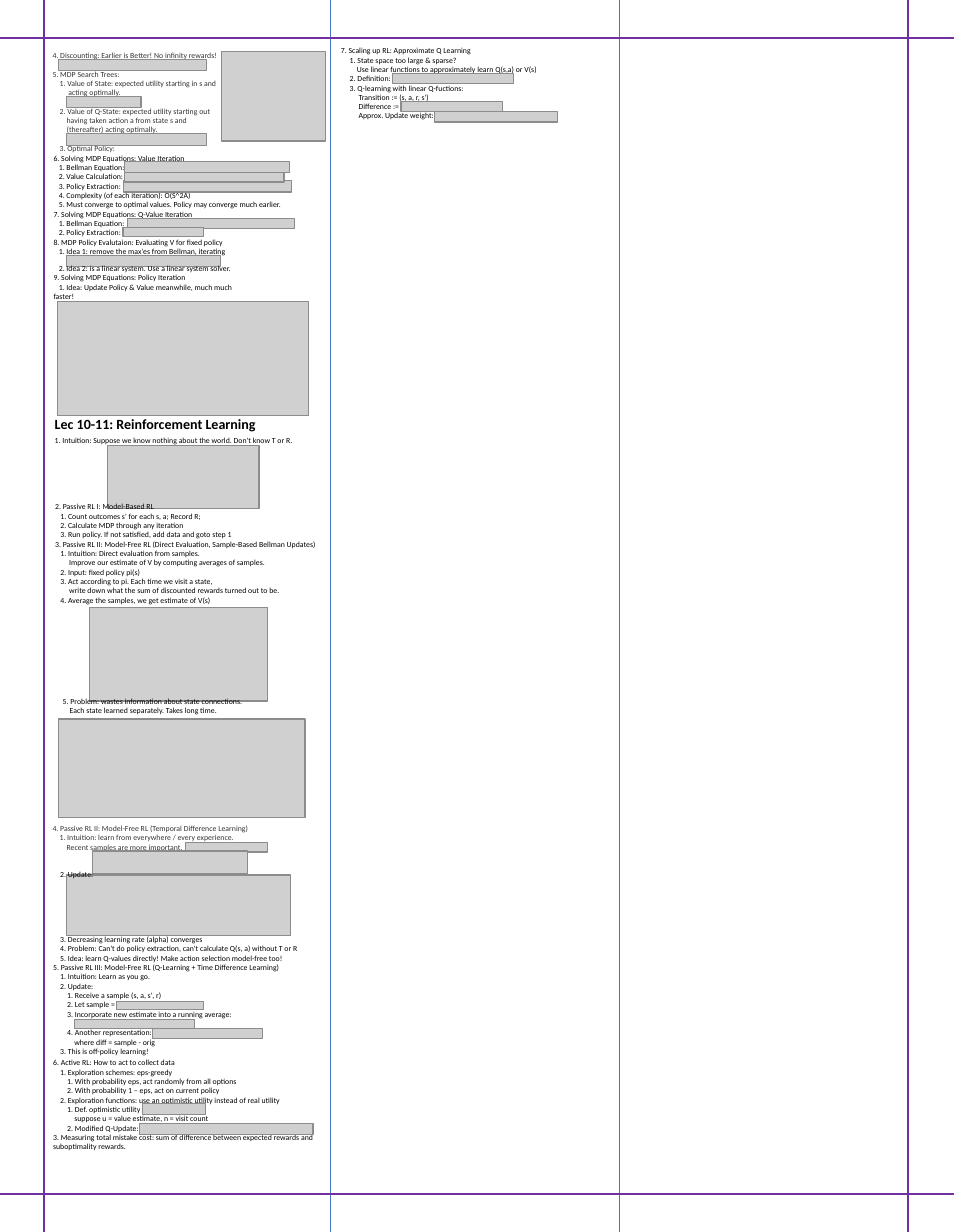
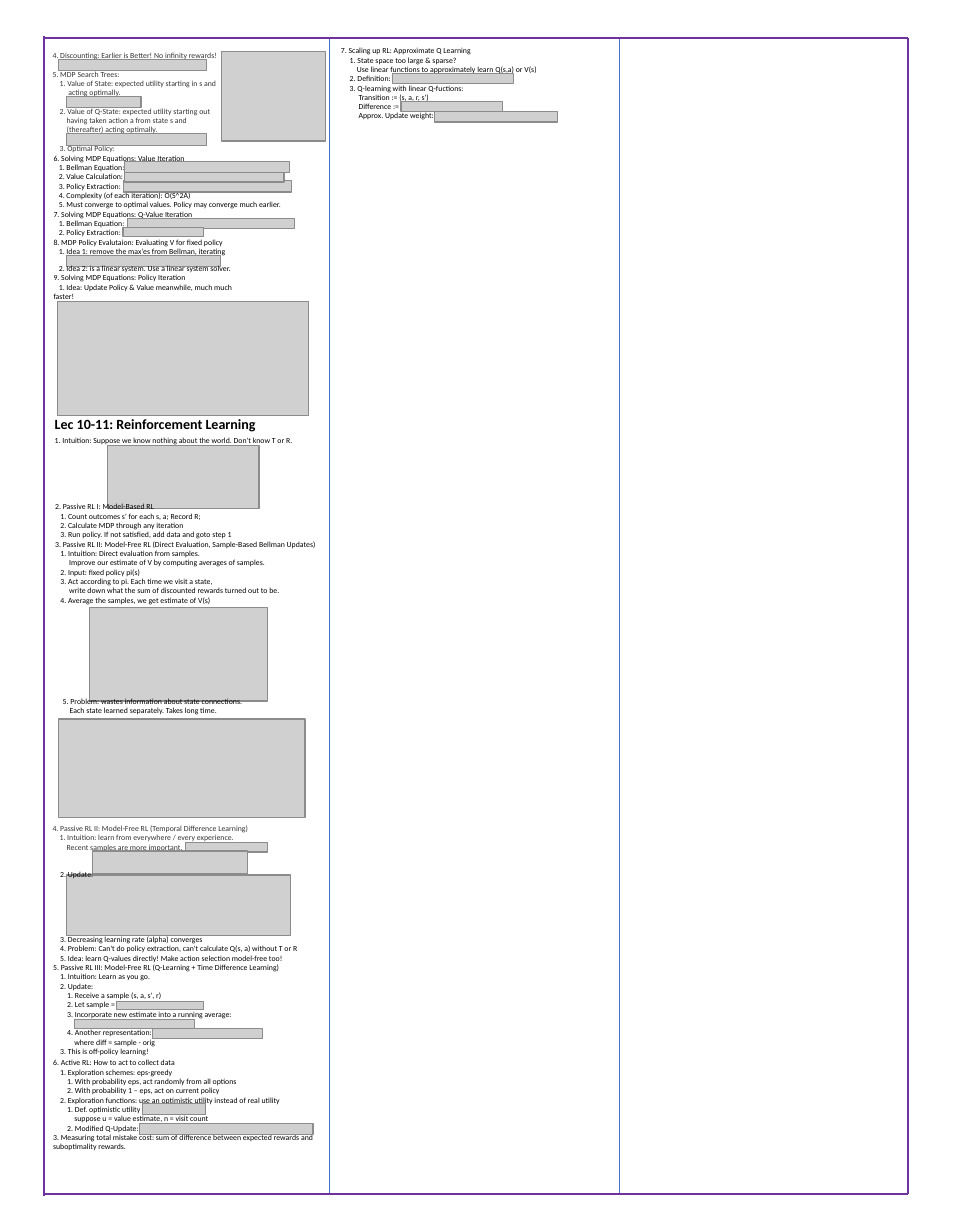
Before and after one commit to SimonXie2004/SimonXie2004.github.io, a slide deck: slide 2 of source/files/AI-Cheatsheet-Midterm-Review/Midterm.pptx. Drawn at 954x1232 pixels with LibreOffice and Linux fonts; fonts in the diff are those of the drawing; grey boxes stand for pictures; background and template pictures are left out. Boxes give left, top, right and bottom in pixels: in the first picture for what was removed or moved away, otherwise in the second. Text is boxed around its words. In the diff, an @@ line names an element or a change of style, - is before the commit and + after.

```diff
--- a/source/files/AI-Cheatsheet-Midterm-Review/Midterm.pptx
+++ b/source/files/AI-Cheatsheet-Midterm-Review/Midterm.pptx
@@ line moved from (44, 0) - (44, 1232) to (44, 36) - (44, 1196) @@
@@ line moved from (0, 38) - (954, 38) to (44, 38) - (908, 38) @@
@@ line moved from (331, 0) - (331, 1232) to (330, 38) - (330, 1195) @@
@@ line moved from (620, 0) - (620, 1232) to (620, 38) - (620, 1195) @@
@@ line moved from (908, 0) - (908, 1232) to (908, 38) - (908, 1195) @@
@@ line moved from (0, 1195) - (954, 1195) to (44, 1195) - (908, 1195) @@
```
Also in this commit, not shown: 1 other slide changed, 2 other files.
